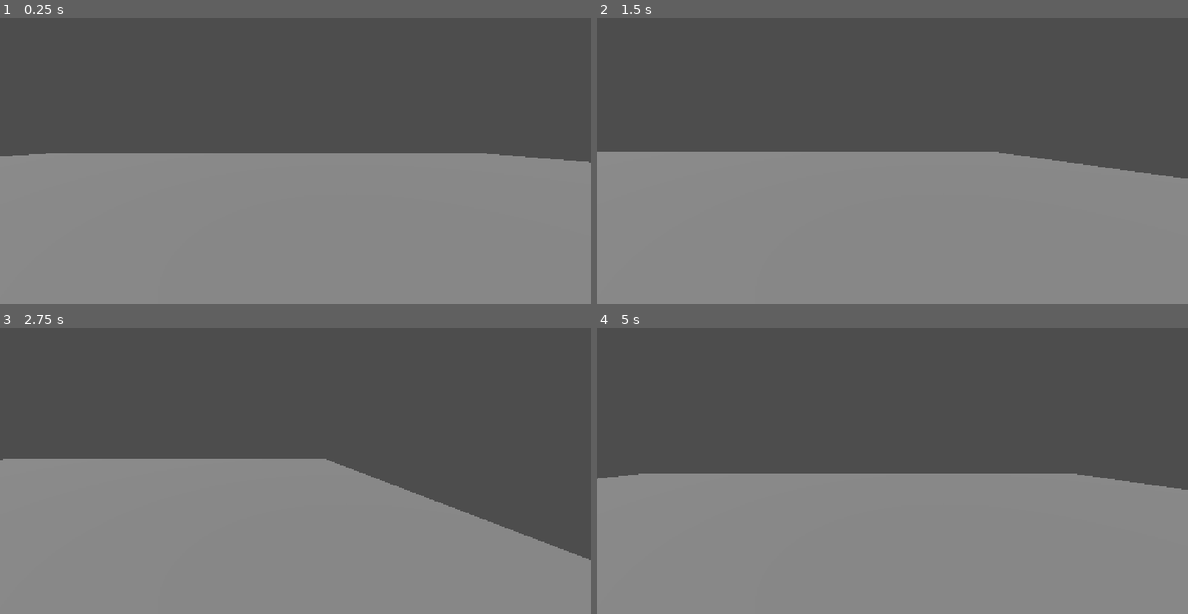
Above: before the commit, frames 1-4 (two rows, left to right).
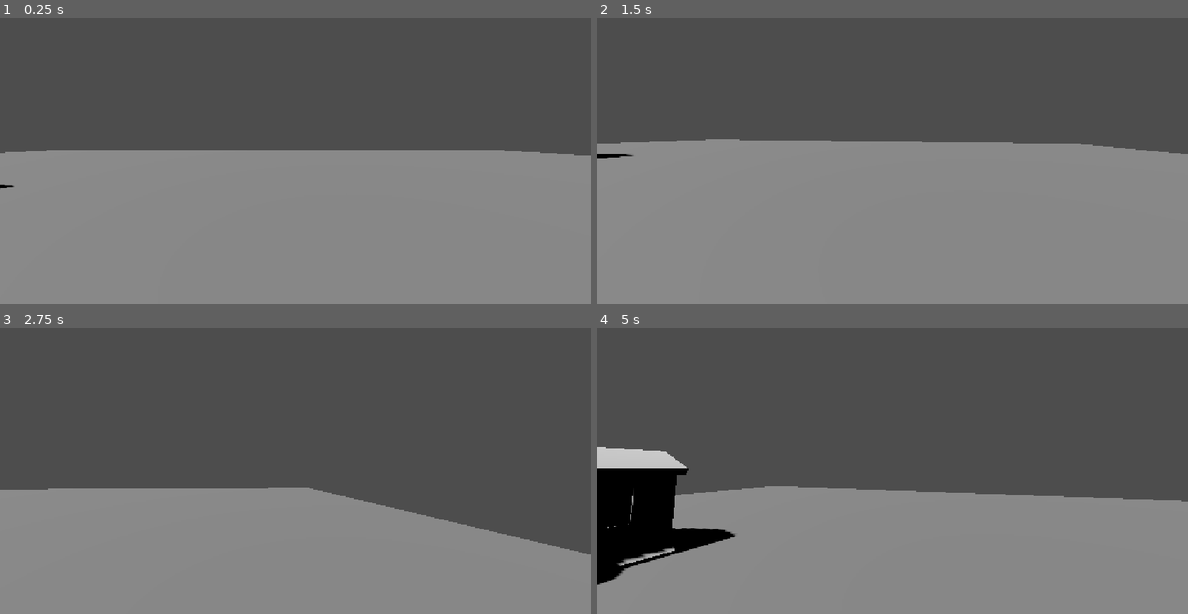
Above: after the commit, the same moments.

Repository: HoangM-Huy/Driving_Game_Project
Game: Godot game, scene res://main.tscn
Two runs of this game, one before a commit and one after it. Both use one fixed random seed, a clock stepped at 60 frames per second and the inputs below.
Inputs (mouse positions are in pixels of both pictures, inside the frame that each line leads up to):
- Up to frame 1 (0.25 s): no input
- Up to frame 2 (1.5 s): tap Enter at 0.5 s; move the mouse to (1022, 120) at 0.52 s; hold D (move_right) 0.53-1.28 s; tap Space (jump) at 0.77 s; move the mouse to (774, 155) at 1.27 s; hold S (move_back) from 1.28 s (still down)
- Up to frame 3 (2.75 s): tap Space (jump) at 1.52 s; move the mouse to (354, 373) at 2.02 s; release S (move_back) at 2.03 s; hold D (move_right) from 2.03 s (still down)
- Up to frame 4 (5 s): move the mouse to (862, 513) at 2.77 s; release D (move_right) at 2.78 s; hold W (move_forward) 2.78-3.53 s; tap Space (jump) at 3.02, 3.77, 4.52 s; move the mouse to (1069, 496) at 3.52 s; hold A (move_left) from 3.53 s (still down); move the mouse to (715, 396) at 4.27 s

The runs differ from the first frame. In frame 1, 1.2% of the frame differs, in the area x 0-100%, y 46-60%; in frame 2, 4.7%; in frame 3, 8.0%; in frame 4, 11%, in the area x 0-100%, y 41-90%.

Commit message:
Player Movements

Diff:
--- a/driving-game/Player1.gd
+++ b/driving-game/Player1.gd
@@ -1,4 +1,5 @@
 extends CharacterBody3D
+
 
 # How fast the player moves in meters per second.
 @export var speed = 14
--- a/driving-game/Player1.tscn
+++ b/driving-game/Player1.tscn
@@ -1,6 +1,7 @@
 [gd_scene format=4 uid="uid://ca32qu0a66ak5"]
 
 [ext_resource type="Script" uid="uid://wdc3bch6owg4" path="res://Player1.gd" id="1_xhfnw"]
+[ext_resource type="Script" uid="uid://bb26t07e6h3lg" path="res://player_camera.gd" id="2_5pxne"]
 
 [sub_resource type="CylinderShape3D" id="CylinderShape3D_8upip"]
 height = 2.242691
@@ -320,7 +321,7 @@
 [node name="Pivot" type="Node3D" parent="." unique_id=585040101]
 
 [node name="HumanChar" type="Node3D" parent="Pivot" unique_id=1934330695]
-transform = Transform3D(-1, 0, -8.742278e-08, 0, 1, 0, 8.742278e-08, 0, -1, 0, 0, 0)
+transform = Transform3D(-0.75, 0, -1.13246855e-07, 0, 0.75, 0, 1.13246855e-07, 0, -0.75, 0, 0, 0)
 
 [node name="Head" type="MeshInstance3D" parent="Pivot/HumanChar" unique_id=1158154424]
 transform = Transform3D(1, 0, 0, 0, 1, 0, 0, 0, 1, 0, 1.9483876, 0)
@@ -384,3 +385,8 @@
 metadata/extras = {
 "ant_landscape": {}
 }
+
+[node name="Camera3D" type="Camera3D" parent="." unique_id=1710473718]
+transform = Transform3D(1, 0, 0, 0, 1, 0, 0, 0, 1, 0, 1.5, -0.1)
+current = true
+script = ExtResource("2_5pxne")
--- a/driving-game/car.gd
+++ b/driving-game/car.gd
@@ -18,4 +18,4 @@
 
 func _physics_process(_delta: float) -> void:
 	steering = Input.get_axis("move_right", "move_left") * 0.4
-	engine_force = Input.get_axis("move_forward", "reverse") * 700
+	engine_force = Input.get_axis("move_forward", "move_back") * 700
--- /dev/null
+++ b/driving-game/main.gd
@@ -0,0 +1,11 @@
+extends Node
+
+
+# Called when the node enters the scene tree for the first time.
+func _ready() -> void:
+	Input.MOUSE_MODE_CAPTURED
+
+
+# Called every frame. 'delta' is the elapsed time since the previous frame.
+func _process(delta: float) -> void:
+	pass
--- a/driving-game/main.tscn
+++ b/driving-game/main.tscn
@@ -1,5 +1,6 @@
 [gd_scene format=3 uid="uid://boqd3pa7t3kcb"]
 
+[ext_resource type="Script" uid="uid://cxdyggos8j33v" path="res://main.gd" id="1_7mycd"]
 [ext_resource type="PackedScene" uid="uid://ca32qu0a66ak5" path="res://Player1.tscn" id="1_glv2v"]
 [ext_resource type="PackedScene" uid="uid://cblji1lgei2p5" path="res://car.tscn" id="1_ig7tw"]
 [ext_resource type="Script" uid="uid://ddiyaph47p4ny" path="res://car.gd" id="2_0xm2m"]
@@ -12,6 +13,7 @@
 size = Vector3(60, 2, 60)
 
 [node name="Main" type="Node" unique_id=371272740]
+script = ExtResource("1_7mycd")
 
 [node name="Ground" type="StaticBody3D" parent="." unique_id=2031664124]
 transform = Transform3D(1, 0, 0, 0, 1, 0, 0, 0, 1, 0, -1, 0)
@@ -41,12 +43,8 @@
 [node name="Camera3D" type="Camera3D" parent="Camera_pivot" unique_id=526448121]
 transform = Transform3D(0.9998788, -0.012310875, -0.009534695, 0.015486529, 0.8500433, 0.52648515, 0.0016234111, -0.52656895, 0.8501309, -1.1399995, 8.15369, 10.7014065)
 
-[node name="Player" parent="." unique_id=974651752 instance=ExtResource("1_glv2v")]
-transform = Transform3D(1, 0, 0, 0, 1, 0, 0, 0, 1, 4, -0.09219444, 0)
-
-[node name="Camera3D" type="Camera3D" parent="Player" unique_id=1577619589]
-transform = Transform3D(1, 0, 0, 0, 1, 0, 0, 0, 1, 0, 2, -0.20000002)
-current = true
-
 [node name="House" parent="." unique_id=1324037848 instance=ExtResource("4_1bvp3")]
 transform = Transform3D(-1, 0, -8.742278e-08, 0, 1, 0, 8.742278e-08, 0, -1, -10, 0, 2)
+
+[node name="Player" parent="." unique_id=974651752 instance=ExtResource("1_glv2v")]
+transform = Transform3D(1, 0, 0, 0, 1, 0, 0, 0, 1, 2.6000001, -0.1, 0)
--- /dev/null
+++ b/driving-game/player_camera.gd
@@ -0,0 +1,14 @@
+extends Camera3D
+
+func _ready() -> void:
+	Input.mouse_mode = Input.MOUSE_MODE_CAPTURED
+
+func _process(delta: float) -> void:
+	rotation.x = clamp(rotation.x, -1, 1)
+	Input.mouse_mode = Input.MOUSE_MODE_CAPTURED
+
+
+func _input(event):
+	if event is InputEventMouseMotion:
+		rotate(Vector3.UP, -event.relative.x * 0.001)
+		rotate_object_local(Vector3.RIGHT, -event.relative.y * 0.001)
Not shown, added: driving-game/main.gd.uid
Not shown, added: driving-game/player_camera.gd.uid
